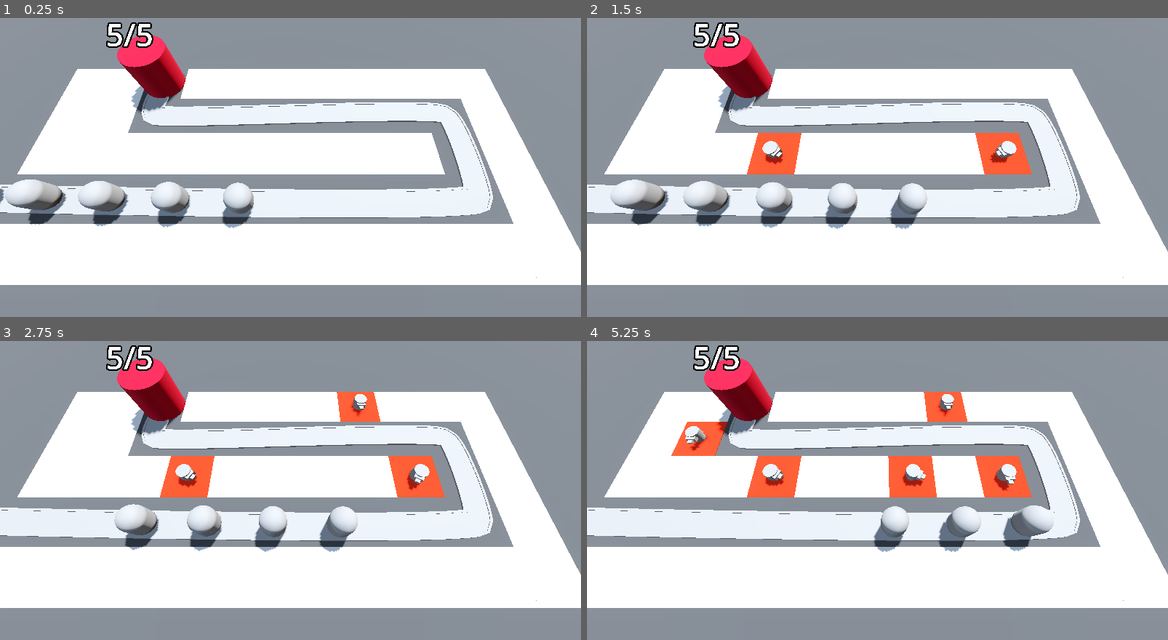
Above: before the commit, frames 1-4 (two rows, left to right).
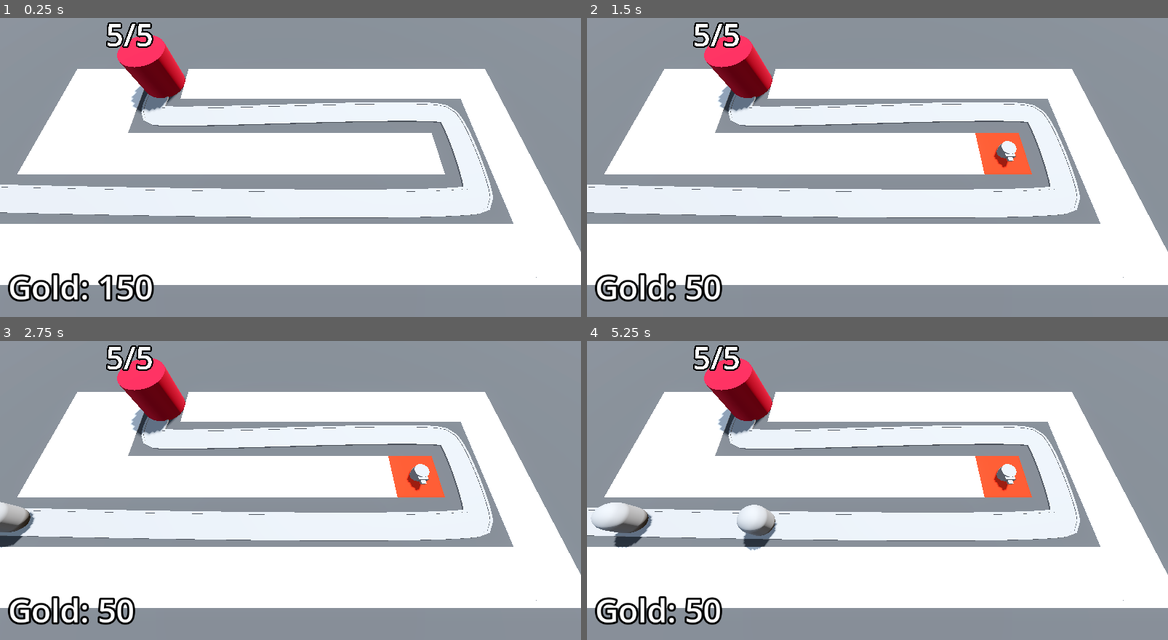
Above: after the commit, the same moments.

Repository: phish3y/godot-barb-blaster
Game: Godot game, scene res://base_level.tscn
Two runs of this game, one before a commit and one after it. Both use one fixed random seed, a clock stepped at 60 frames per second and the inputs below.
Inputs (mouse positions are in pixels of both pictures, inside the frame that each line leads up to):
- Up to frame 1 (0.25 s): no input
- Up to frame 2 (1.5 s): move the mouse to (1005, 137) at 0.52 s; click (1005, 137) at 0.6 s; move the mouse to (761, 170) at 1.27 s; click (761, 170) at 1.35 s
- Up to frame 3 (2.75 s): move the mouse to (348, 403) at 2.02 s; click (348, 403) at 2.1 s
- Up to frame 4 (5.25 s): move the mouse to (848, 541) at 2.77 s; click (848, 541) at 2.85 s; move the mouse to (1051, 526) at 3.52 s; click (1051, 526) at 3.6 s; move the mouse to (703, 427) at 4.27 s; click (703, 427) at 4.35 s; move the mouse to (906, 475) at 5.02 s; click (906, 475) at 5.1 s

The runs differ from the first frame. In frame 1, 4.0% of the frame differs, in the area x 0-44%, y 54-95%; in frame 2, 5.3%; in frame 3, 5.7%; in frame 4, 7.8%, in the area x 0-81%, y 17-95%.

Commit message:
difficulty

Diff:
--- /dev/null
+++ b/bank.gd
@@ -0,0 +1,15 @@
+extends MarginContainer
+class_name Bank
+
+@export var starting_gold: int = 150
+
+@onready var label: Label = $Label
+
+var gold: int:
+	set(gold_in):
+		if gold_in >= 0:
+			gold = max(gold_in, 0)
+			self.label.text = "Gold: " + str(gold)
+
+func _ready() -> void:
+	self.gold = starting_gold
--- a/base_level.tscn
+++ b/base_level.tscn
@@ -4,8 +4,11 @@
 [ext_resource type="MeshLibrary" uid="uid://c3kt82aa4cj2m" path="res://mesh_libs/space.tres" id="1_bo3yr"]
 [ext_resource type="PackedScene" uid="uid://dg54ost0jwfp3" path="res://enemy/enemy.tscn" id="2_5vx1e"]
 [ext_resource type="PackedScene" uid="uid://ck4xw4cyrquag" path="res://base/base.tscn" id="3_eesb3"]
+[ext_resource type="Script" uid="uid://dmkq52piapqj1" path="res://enemy_path.gd" id="3_u2wky"]
 [ext_resource type="Script" uid="uid://b85wuaxk53yeg" path="res://turret_manager.gd" id="5_ftfrf"]
 [ext_resource type="PackedScene" uid="uid://dyw0jh56m2nx0" path="res://turret/turret.tscn" id="6_u2wky"]
+[ext_resource type="Script" uid="uid://b278iqwqsoh4r" path="res://bank.gd" id="8_bkkah"]
+[ext_resource type="PackedScene" uid="uid://dwmlcnsjxijt6" path="res://difficulty_manager/difficulty_manager.tscn" id="9_xjg0i"]
 
 [sub_resource type="ProceduralSkyMaterial" id="ProceduralSkyMaterial_4sal3"]
 sky_horizon_color = Color(0.66224277, 0.6717428, 0.6867428, 1)
@@ -29,6 +32,16 @@
 "tilts": PackedFloat32Array(0, 0, 0, 0, 0)
 }
 point_count = 5
+
+[sub_resource type="LabelSettings" id="LabelSettings_2elnx"]
+font_size = 64
+outline_size = 16
+outline_color = Color(0, 0, 0, 1)
+
+[sub_resource type="Curve" id="Curve_xjg0i"]
+_limits = [10.0, 150.0, 0.0, 1.0]
+_data = [Vector2(0, 10), 0.0, 140.0, 0, 1, Vector2(1, 150), 140.0, 0.0, 1, 0]
+point_count = 2
 
 [node name="BaseLevel" type="Node3D" unique_id=36703397]
 
@@ -57,10 +70,13 @@
 "cells": PackedInt32Array(65535, 65534, 0, 65535, 2, 0, 65530, 65535, 0, 4, 65535, 0, 65530, 2, 0, 65530, 0, 0, 65531,  …(349 unchanged characters)…
 }
 
-[node name="Path3D" type="Path3D" parent="." unique_id=565150098]
+[node name="EnemyPath" type="Path3D" parent="." unique_id=565150098 node_paths=PackedStringArray("difficulty_manager")]
 curve = SubResource("Curve3D_bo3yr")
+script = ExtResource("3_u2wky")
+enemy_scene = ExtResource("2_5vx1e")
+difficulty_manager = NodePath("../DifficultyManager")
 
-[node name="Road" type="CSGPolygon3D" parent="Path3D" unique_id=1247940725]
+[node name="Road" type="CSGPolygon3D" parent="EnemyPath" unique_id=1247940725]
 polygon = PackedVector2Array(-1, 0, -1, 0.1, 1, 0.1, 1, 0)
 mode = 2
 path_node = NodePath("..")
@@ -74,7 +90,7 @@
 path_u_distance = 1.0
 path_joined = false
 
-[node name="LeftEdge" type="CSGPolygon3D" parent="Path3D" unique_id=1704269308]
+[node name="LeftEdge" type="CSGPolygon3D" parent="EnemyPath" unique_id=1704269308]
 polygon = PackedVector2Array(-1.1, 0, -1.1, 0.15, -0.9, 0.15, -0.9, 0)
 mode = 2
 path_node = NodePath("..")
@@ -88,7 +104,7 @@
 path_u_distance = 1.0
 path_joined = false
 
-[node name="RightEdge" type="CSGPolygon3D" parent="Path3D" unique_id=1160141425]
+[node name="RightEdge" type="CSGPolygon3D" parent="EnemyPath" unique_id=1160141425]
 polygon = PackedVector2Array(0.9, 0, 0.9, 0.15, 1.1, 0.15, 1.1, 0)
 mode = 2
 path_node = NodePath("..")
@@ -102,24 +118,9 @@
 path_u_distance = 1.0
 path_joined = false
 
-[node name="Enemy" parent="Path3D" unique_id=905697039 instance=ExtResource("2_5vx1e")]
-transform = Transform3D(-0.025308335, 0, -0.9996797, 0, 1, 0, 0.9996797, 0, -0.025308335, -26, 0, 6)
-
-[node name="Enemy2" parent="Path3D" unique_id=1179618810 instance=ExtResource("2_5vx1e")]
-transform = Transform3D(-0.021651406, 0, -0.9997655, 0, 1, 0, 0.9997655, 0, -0.021651406, -21.001389, 0, 6.115404)
-progress = 5.0
-
-[node name="Enemy3" parent="Path3D" unique_id=565169439 instance=ExtResource("2_5vx1e")]
-transform = Transform3D(-0.01906546, 0, -0.99981827, 0, 1, 0, 0.99981827, 0, -0.01906546, -16.002392, 0, 6.2172513)
-progress = 10.0
-
-[node name="Enemy4" parent="Path3D" unique_id=1315046775 instance=ExtResource("2_5vx1e")]
-transform = Transform3D(-0.016133118, 0, -0.9998691, 0, 1, 0, 0.9998691, 0, -0.016133118, -11.003167, 0, 6.305476)
-progress = 15.0
-
-[node name="Enemy5" parent="Path3D" unique_id=1797596170 instance=ExtResource("2_5vx1e")]
-transform = Transform3D(-0.012420378, 0, -0.9999228, 0, 1, 0, 0.9999228, 0, -0.012420378, -6.0036736, 0, 6.3772974)
-progress = 20.0
+[node name="Timer" type="Timer" parent="EnemyPath" unique_id=1017725097]
+wait_time = 2.0
+autostart = true
 
 [node name="Base" parent="." unique_id=2062093338 instance=ExtResource("3_eesb3")]
 transform = Transform3D(1, 0, 0, 0, 1, 0, 0, 0, 1, -14, 0, -6)
@@ -127,4 +128,28 @@
 [node name="TurretManager" type="Node3D" parent="." unique_id=1631928890 node_paths=PackedStringArray("enemy_path")]
 script = ExtResource("5_ftfrf")
 turret = ExtResource("6_u2wky")
-enemy_path = NodePath("../Path3D")
+enemy_path = NodePath("../EnemyPath")
+
+[node name="Bank" type="MarginContainer" parent="." unique_id=1150553994 groups=["bank"]]
+anchors_preset = 15
+anchor_right = 1.0
+anchor_bottom = 1.0
+grow_horizontal = 2
+grow_vertical = 2
+mouse_filter = 2
+theme_override_constants/margin_left = 16
+theme_override_constants/margin_top = 16
+theme_override_constants/margin_right = 16
+theme_override_constants/margin_bottom = 16
+script = ExtResource("8_bkkah")
+
+[node name="Label" type="Label" parent="Bank" unique_id=1892325462]
+layout_mode = 2
+size_flags_horizontal = 0
+size_flags_vertical = 8
+label_settings = SubResource("LabelSettings_2elnx")
+
+[node name="DifficultyManager" parent="." unique_id=450444547 instance=ExtResource("9_xjg0i")]
+enemy_health_curve = SubResource("Curve_xjg0i")
+
+[connection signal="timeout" from="EnemyPath/Timer" to="EnemyPath" method="_on_timer_timeout"]
--- /dev/null
+++ b/difficulty_manager/difficulty_manager.gd
@@ -0,0 +1,29 @@
+extends Node
+class_name DifficultManager
+
+signal stop_spawning_enemies
+
+@export var game_length: float = 30.0
+@export var spawn_time_curve: Curve
+@export var enemy_health_curve: Curve
+
+@onready var timer: Timer = $Timer
+
+func _ready() -> void:
+	self.timer.start(game_length)
+
+func _process(delta: float) -> void:
+	print(self.game_progress_ratio())
+
+func game_progress_ratio() -> float:
+	return 1.0 - self.timer.time_left / self.game_length
+
+func get_spawn_time() -> float:
+	return self.spawn_time_curve.sample(self.game_progress_ratio())
+
+func get_enemy_health() -> float:
+	return self.enemy_health_curve.sample(self.game_progress_ratio())
+
+
+func _on_timer_timeout() -> void:
+	self.stop_spawning_enemies.emit()
--- /dev/null
+++ b/difficulty_manager/difficulty_manager.tscn
@@ -0,0 +1,23 @@
+[gd_scene format=3 uid="uid://dwmlcnsjxijt6"]
+
+[ext_resource type="Script" uid="uid://ckt4qv16rssxd" path="res://difficulty_manager/difficulty_manager.gd" id="1_yfgee"]
+
+[sub_resource type="Curve" id="Curve_yfgee"]
+_limits = [0.25, 2.0, 0.0, 1.0]
+_data = [Vector2(0, 2), 0.0, -1.7500001, 0, 1, Vector2(1, 0.25), -1.7500001, 0.0, 1, 0]
+point_count = 2
+
+[sub_resource type="Curve" id="Curve_botnv"]
+_limits = [10.0, 150.0, 0.0, 1.0]
+_data = [Vector2(0, 10), 0.0, 140.0, 0, 1, Vector2(1, 150), 140.0, 0.0, 1, 0]
+point_count = 2
+
+[node name="DifficultyManager" type="Node" unique_id=450444547]
+script = ExtResource("1_yfgee")
+spawn_time_curve = SubResource("Curve_yfgee")
+enemy_health_curve = SubResource("Curve_botnv")
+
+[node name="Timer" type="Timer" parent="." unique_id=2118516182]
+one_shot = true
+
+[connection signal="timeout" from="Timer" to="." method="_on_timer_timeout"]
--- a/enemy/enemy.gd
+++ b/enemy/enemy.gd
@@ -3,13 +3,19 @@
 
 @export var max_health: int = 50
 @export var speed: float = 5.0
+@export var gold_value: int = 15
 
 @onready var base: Base = get_tree().get_first_node_in_group("base")
+@onready var animation_player: AnimationPlayer = $AnimationPlayer
+@onready var bank: Bank = self.get_tree().get_first_node_in_group("bank")
 
 var current_health: int:
 	set(health):
+		if health < current_health:
+			animation_player.play("take_damage")
 		current_health = health
 		if current_health < 1:
+			self.bank.gold += self.gold_value
 			self.queue_free()
 
 func _ready() -> void:
--- a/enemy/enemy.tscn
+++ b/enemy/enemy.tscn
@@ -6,9 +6,50 @@
 radius = 1.0
 height = 3.0
 
+[sub_resource type="StandardMaterial3D" id="StandardMaterial3D_2mvqj"]
+no_depth_test = true
+shading_mode = 0
+
 [sub_resource type="CapsuleShape3D" id="CapsuleShape3D_2mvqj"]
 radius = 1.0
 height = 3.0
+
+[sub_resource type="Animation" id="Animation_ofsxj"]
+length = 0.001
+tracks/0/type = "value"
+tracks/0/imported = false
+tracks/0/enabled = true
+tracks/0/path = NodePath("DamageHighlight:visible")
+tracks/0/interp = 1
+tracks/0/loop_wrap = true
+tracks/0/keys = {
+"times": PackedFloat32Array(0),
+"transitions": PackedFloat32Array(1),
+"update": 1,
+"values": [false]
+}
+
+[sub_resource type="Animation" id="Animation_ppra6"]
+resource_name = "take_damage"
+length = 0.1
+tracks/0/type = "value"
+tracks/0/imported = false
+tracks/0/enabled = true
+tracks/0/path = NodePath("DamageHighlight:visible")
+tracks/0/interp = 1
+tracks/0/loop_wrap = true
+tracks/0/keys = {
+"times": PackedFloat32Array(0, 0.1),
+"transitions": PackedFloat32Array(1, 1),
+"update": 1,
+"values": [true, false]
+}
+
+[sub_resource type="AnimationLibrary" id="AnimationLibrary_p200p"]
+_data = {
+&"RESET": SubResource("Animation_ofsxj"),
+&"take_damage": SubResource("Animation_ppra6")
+}
 
 [node name="Enemy" type="PathFollow3D" unique_id=905697039]
 transform = Transform3D(-0.025308335, 0, -0.9996797, 0, 1, 0, 0.9996797, 0, -0.025308335, 0, 0, 0)
@@ -19,8 +60,17 @@
 transform = Transform3D(1, 0, 0, 0, 1, 0, 0, 0, 1, 0, 1.5, 0)
 mesh = SubResource("CapsuleMesh_bo3yr")
 
+[node name="DamageHighlight" type="MeshInstance3D" parent="." unique_id=2096982343]
+transform = Transform3D(1, 0, 0, 0, 1, 0, 0, 0, 1, 0, 1.5, 0)
+visible = false
+material_override = SubResource("StandardMaterial3D_2mvqj")
+mesh = SubResource("CapsuleMesh_bo3yr")
+
 [node name="Area3D" type="Area3D" parent="." unique_id=1031558498 groups=["enemy_area"]]
 
 [node name="CollisionShape3D" type="CollisionShape3D" parent="Area3D" unique_id=1497542813]
 transform = Transform3D(1, 0, 0, 0, 1, 0, 0, 0, 1, 0, 1.5, 0)
 shape = SubResource("CapsuleShape3D_2mvqj")
+
+[node name="AnimationPlayer" type="AnimationPlayer" parent="." unique_id=2031152792]
+libraries/ = SubResource("AnimationLibrary_p200p")
--- /dev/null
+++ b/enemy_path.gd
@@ -0,0 +1,15 @@
+extends Path3D
+
+@export var enemy_scene: PackedScene
+@export var difficulty_manager: DifficultManager
+
+@onready var timer: Timer = $Timer
+
+func spawn_enemy() -> void:
+	var new_enemy: Enemy = self.enemy_scene.instantiate()
+	new_enemy.max_health = self.difficulty_manager.get_enemy_health()
+	self.add_child(new_enemy)
+	self.timer.wait_time = self.difficulty_manager.get_spawn_time()
+
+func _on_timer_timeout() -> void:
+	self.spawn_enemy()
--- a/ray_picker_camera/ray_picker_camera.gd
+++ b/ray_picker_camera/ray_picker_camera.gd
@@ -2,8 +2,10 @@
 
 @export var grid_map: GridMap
 @export var turret_manager: TurretManager
+@export var turret_cost: int = 100
 
 @onready var ray_cast_3d: RayCast3D = $RayCast3D
+@onready var bank: Bank = self.get_tree().get_first_node_in_group("bank")
 
 func _process(delta: float) -> void:
 	self.ray_cast_3d.target_position = project_local_ray_normal(
@@ -12,11 +14,15 @@
 
 	# ray_cast_3d.force_raycast_update()
 	if self.ray_cast_3d.is_colliding():
-		Input.set_default_cursor_shape(Input.CURSOR_POINTING_HAND)
-		if Input.is_action_just_pressed("click") && self.ray_cast_3d.get_collider() is GridMap:
-				var cell = self.grid_map.local_to_map(self.ray_cast_3d.get_collision_point())
-				if self.grid_map.get_cell_item(cell) == 0:
-					self.grid_map.set_cell_item(cell, 1)
-					self.turret_manager.build_turret(self.grid_map.map_to_local(cell))
+		if bank.gold >= turret_cost:
+			Input.set_default_cursor_shape(Input.CURSOR_POINTING_HAND)
+			if Input.is_action_just_pressed("click") && self.ray_cast_3d.get_collider() is GridMap:
+					var cell = self.grid_map.local_to_map(self.ray_cast_3d.get_collision_point())
+					if self.grid_map.get_cell_item(cell) == 0:
+						self.grid_map.set_cell_item(cell, 1)
+						self.turret_manager.build_turret(self.grid_map.map_to_local(cell))
+						bank.gold -= turret_cost
+		else:
+			Input.set_default_cursor_shape(Input.CURSOR_ARROW)
 	else:
 		Input.set_default_cursor_shape(Input.CURSOR_ARROW)
--- a/turret/turret.gd
+++ b/turret/turret.gd
@@ -5,6 +5,7 @@
 @export var turret_range: float = 10.0
 
 @onready var barrel: MeshInstance3D = $TurretBase/TurretTop/Visor/Barrel
+@onready var animation_player: AnimationPlayer = $AnimationPlayer
 
 var enemy: Enemy
 var enemy_path: Path3D
@@ -16,6 +17,7 @@
 
 func _on_timer_timeout() -> void:
 	if enemy:
+		animation_player.play("turret_fire")
 		var shot: Projectile = self.projectile.instantiate() as Projectile
 		add_child(shot)
 		shot.global_position = self.barrel.global_position
--- a/turret/turret.tscn
+++ b/turret/turret.tscn
@@ -16,6 +16,43 @@
 
 [sub_resource type="BoxMesh" id="BoxMesh_vfthy"]
 size = Vector3(0.4, 0.2, 0.4)
+
+[sub_resource type="Animation" id="Animation_2876l"]
+length = 0.001
+tracks/0/type = "value"
+tracks/0/imported = false
+tracks/0/enabled = true
+tracks/0/path = NodePath("TurretBase/TurretTop:position")
+tracks/0/interp = 1
+tracks/0/loop_wrap = true
+tracks/0/keys = {
+"times": PackedFloat32Array(0),
+"transitions": PackedFloat32Array(1),
+"update": 0,
+"values": [Vector3(0, 0.3, 0)]
+}
+
+[sub_resource type="Animation" id="Animation_1p48p"]
+resource_name = "turret_fire"
+length = 0.3
+tracks/0/type = "value"
+tracks/0/imported = false
+tracks/0/enabled = true
+tracks/0/path = NodePath("TurretBase/TurretTop:position")
+tracks/0/interp = 1
+tracks/0/loop_wrap = true
+tracks/0/keys = {
+"times": PackedFloat32Array(0, 0.3),
+"transitions": PackedFloat32Array(1, 1),
+"update": 0,
+"values": [Vector3(0, 0.3, -0.6), Vector3(0, 0.3, 0)]
+}
+
+[sub_resource type="AnimationLibrary" id="AnimationLibrary_uqrhp"]
+_data = {
+&"RESET": SubResource("Animation_2876l"),
+&"turret_fire": SubResource("Animation_1p48p")
+}
 
 [node name="Turret" type="Node3D" unique_id=932348272]
 script = ExtResource("1_vfthy")
@@ -40,4 +77,7 @@
 [node name="Timer" type="Timer" parent="." unique_id=844618238]
 autostart = true
 
+[node name="AnimationPlayer" type="AnimationPlayer" parent="." unique_id=1100014755]
+libraries/ = SubResource("AnimationLibrary_uqrhp")
+
 [connection signal="timeout" from="Timer" to="." method="_on_timer_timeout"]
Not shown, added: bank.gd.uid
Not shown, added: difficulty_manager/difficulty_manager.gd.uid
Not shown, added: enemy_path.gd.uid
